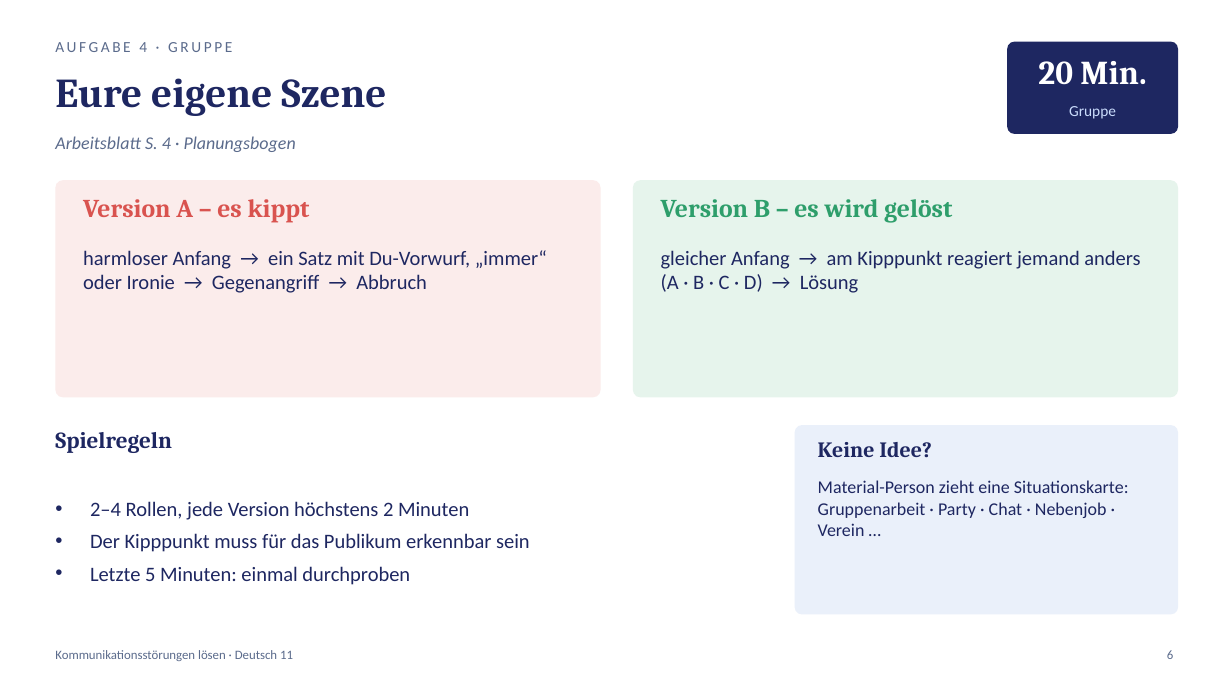
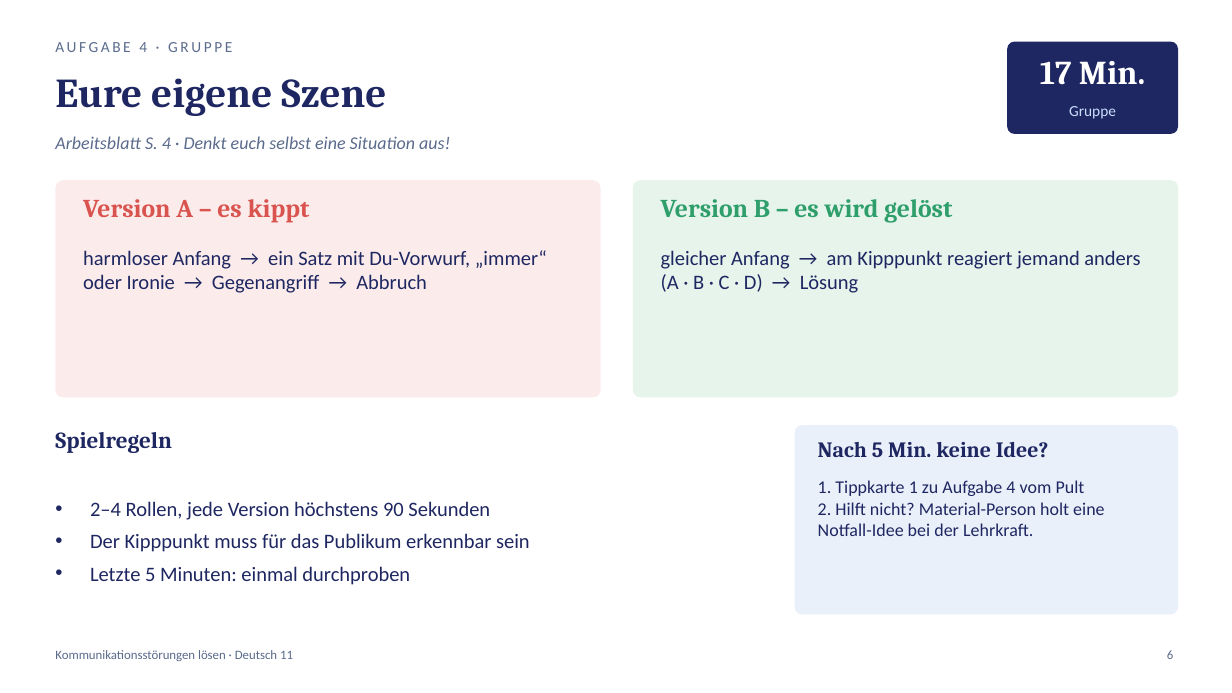
Before and after one commit to golzkonstantin-gif/Schule, a slide deck: slide 6 of Deutsch_11/Kommunikationsstoerungen_loesen/Praesentation_Kommunikationsstoerungen_loesen.pptx. Drawn at 1232x693 pixels with LibreOffice and Linux fonts; fonts in the diff are those of the drawing. Boxes give left, top, right and bottom in pixels: in the first picture for what was removed or moved away, otherwise in the second. Text is boxed around its words. In the diff, an @@ line names an element or a change of style, - is before the commit and + after.

```diff
--- a/Deutsch_11/Kommunikationsstoerungen_loesen/Praesentation_Kommunikationsstoerungen_loesen.pptx
+++ b/Deutsch_11/Kommunikationsstoerungen_loesen/Praesentation_Kommunikationsstoerungen_loesen.pptx
@@ text at (1040, 61, 1145, 85): text changed @@
-20 Min.
+17 Min.
@@ text at (55, 136, 450, 149): text changed @@
-Arbeitsblatt S. 4 · Planungsbogen
+Arbeitsblatt S. 4 · Denkt euch selbst eine Situation aus!
@@ text at (818, 442, 1049, 457): text changed @@
-Keine Idee?
+Nach 5 Min. keine Idee?
@@ text at (90, 501, 490, 520): text changed @@
-• 2–4 Rollen, jede Version höchstens 2 Minuten
+• 2–4 Rollen, jede Version höchstens 90 Sekunden
@@ text at (818, 480, 1104, 536): text changed @@
-Material-Person zieht eine Situationskarte: Gruppenarbeit · Party · Chat · Nebenjob · Verein …
+1. Tippkarte 1 zu Aufgabe 4 vom Pult
+2. Hilft nicht? Material-Person holt eine Notfall-Idee bei der Lehrkraft.
```
Also in this commit, not shown: 3 other slides changed, 2 slides added, 1 slide removed, 8 other files.
